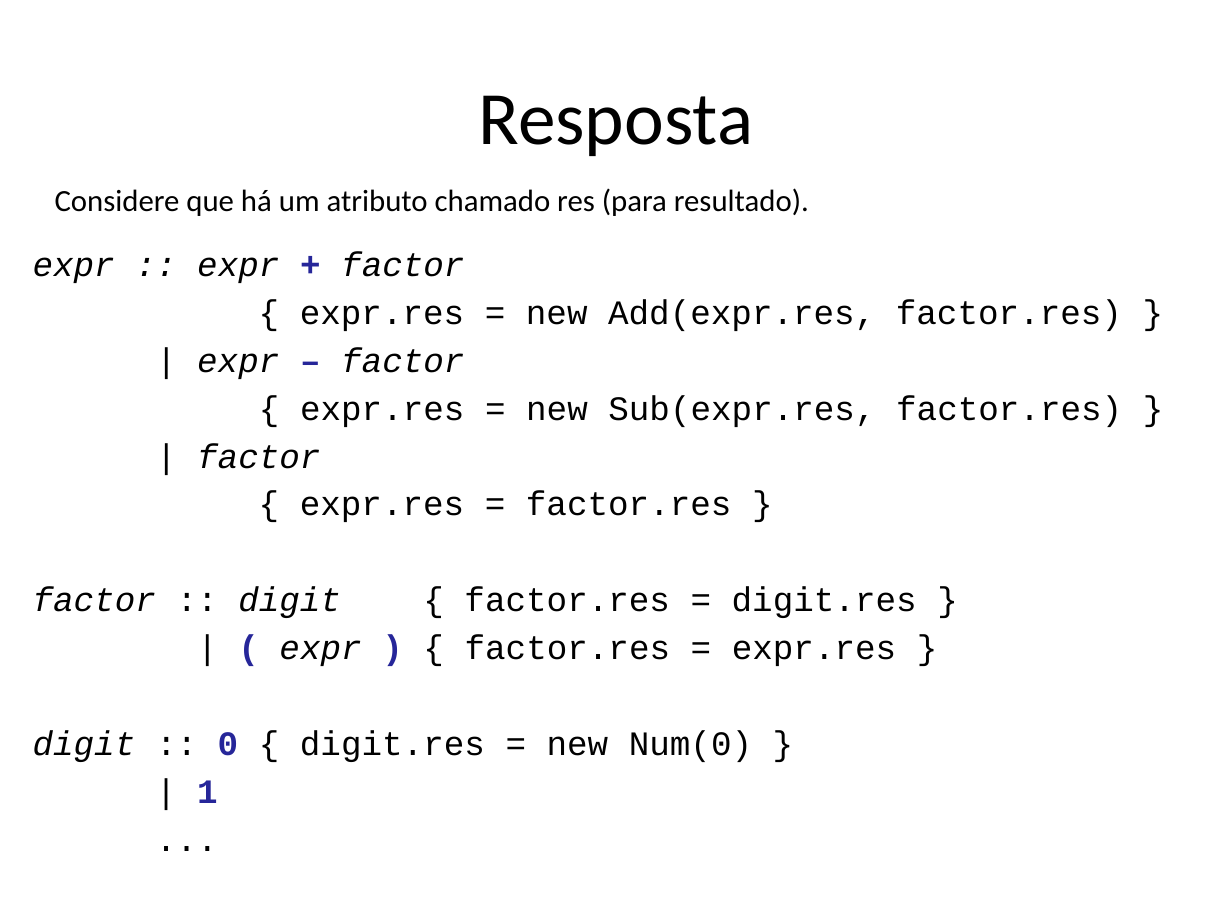
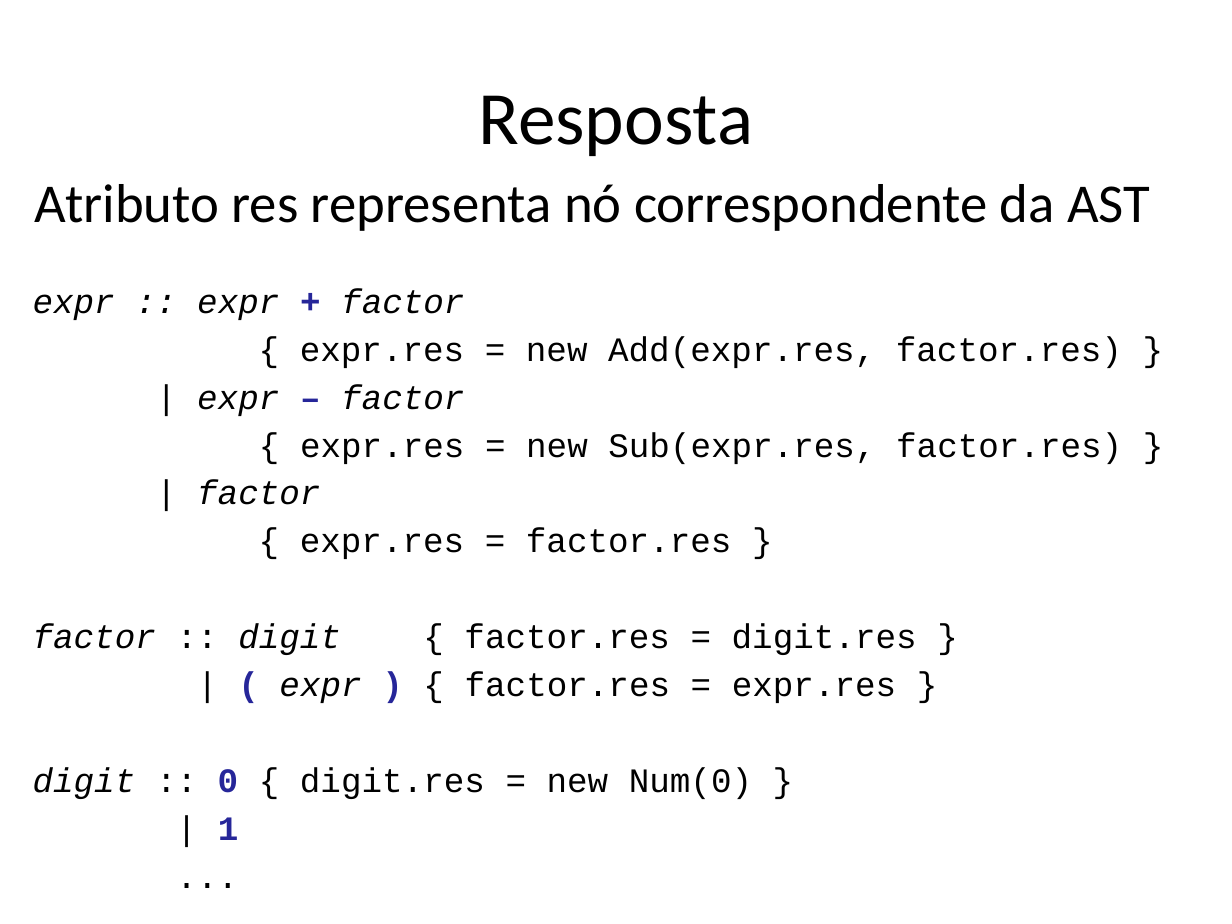
Before and after one commit to damorim/compilers-cin, a slide deck: slide 62 of slides-aulas/analise-sintatica.pptx. Drawn at 1232x924 pixels with LibreOffice and Linux fonts; fonts in the diff are those of the drawing. Boxes give left, top, right and bottom in pixels: in the first picture for what was removed or moved away, otherwise in the second. Text is boxed around its words. In the diff, an @@ line names an element or a change of style, - is before the commit and + after.

```diff
--- a/slides-aulas/analise-sintatica.pptx
+++ b/slides-aulas/analise-sintatica.pptx
@@ text at [35, 184, 1150, 231]: text changed; size 18 to 32 pt @@
-Considere que há um atributo chamado res (para resultado).
+Atributo res representa nó correspondente da AST
@@ text "expr :: expr + factor": place and size @@
-text "expr :: expr + factor" at [33, 251, 1122, 803]
+text "expr :: expr + factor" at [33, 288, 1122, 840]
```
Also in this commit, not shown: 6 other slides changed, 1 other file.
